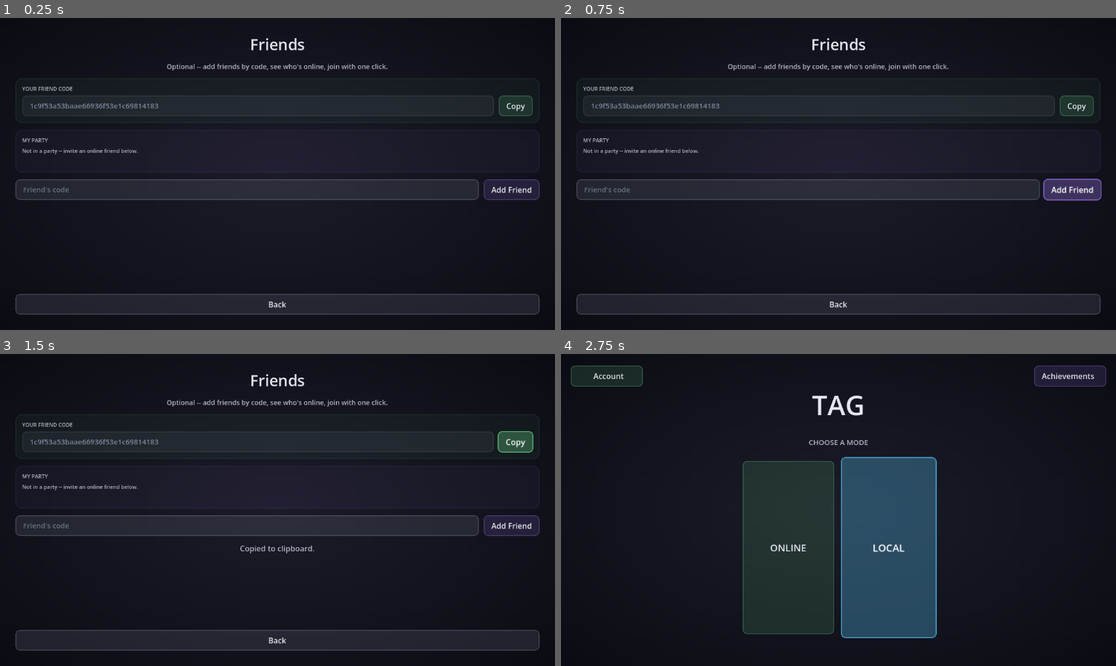
Above: before the commit, frames 1-4 (two rows, left to right).
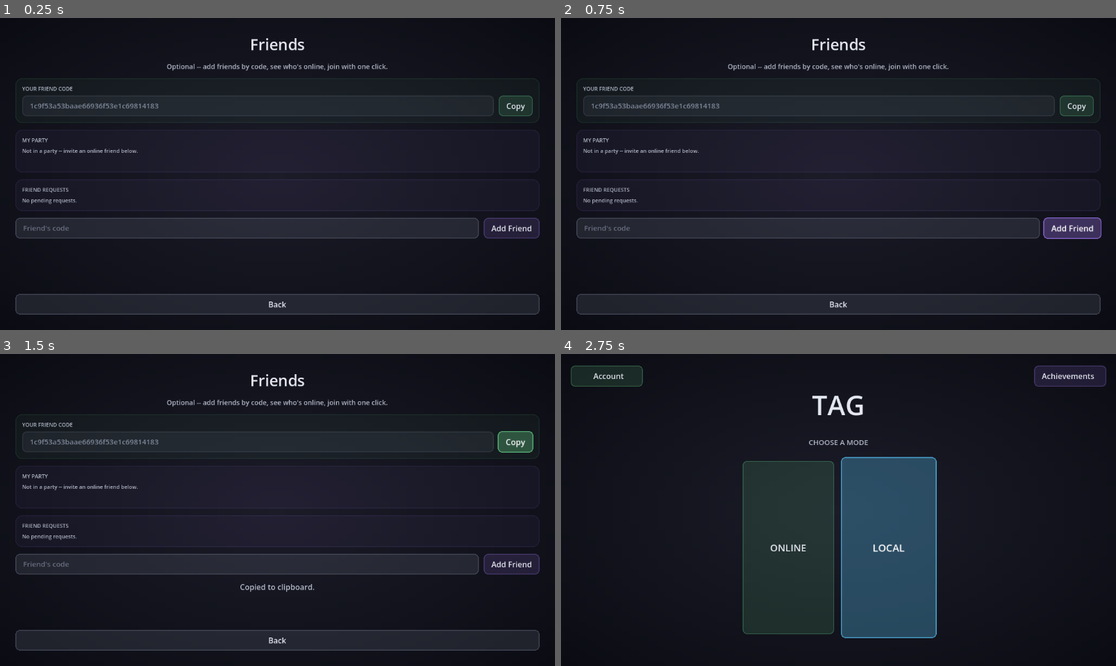
Above: after the commit, the same moments.

Repository: SumDumIdiut/tag
Game: Godot game, scene res://main/friends_menu.tscn
The game is run twice, just before and just after one commit, with the same random seed, the same clock (stepped at 60 frames per second) and the same inputs. This scene is started directly instead of the project's main scene.
Inputs:
- Up to frame 1 (0.25 s): no input
- Up to frame 2 (0.75 s): click "Add Friend" at 0.5 s
- Up to frame 3 (1.5 s): click "Copy" at 1.25 s
- Up to frame 4 (2.75 s): click "Back" at 2 s

The runs differ from the first frame. In frame 1, 2.5% of the frame differs, in the area x 2-98%, y 51-71%; in frame 2, 3.1%; in frame 3, 2.7%; in frame 4, nothing differs.

Commit message:
Turn friend-adding into a request/accept flow, same popup as party invites
Friends used to be added instantly and symmetrically -- anyone with your
code could add themselves with no say from you. POST /add now creates a
pending request instead (persisted, since the target might be offline
when it's sent) and notifies them live over their party socket if
they're connected. Sending a request to someone who already requested
you auto-completes the friendship instead of leaving two one-way
pendings sitting around.

Client-side, PartyManager's party-invite popup mechanism is generalized
to also handle friend requests -- same shell/styling, just different
label text and accept/decline actions, so a request gets exactly the
same live-notification treatment a party invite already does. The
Friends screen also gets an inline "Friend Requests" panel with its own
Accept/Decline, covering requests that arrived while offline (the live
popup only fires for someone already connected at send time).

Diff:
--- a/game/main/friends_menu.gd
+++ b/game/main/friends_menu.gd
@@ -21,6 +21,7 @@
 var _party_box: VBoxContainer
 var _party_status_label: Label
 var _last_friends: Array = []
+var _requests_box: VBoxContainer
 
 func _ready() -> void:
 	UIStyle.add_background(self, "friends_menu")
@@ -29,6 +30,8 @@
 	PartyManager.party_updated.connect(_on_party_updated)
 	PartyManager.party_error.connect(_on_party_error)
 	PartyManager.kicked.connect(_on_kicked)
+	PartyManager.friend_request_received.connect(_on_friend_request_received)
+	PartyManager.friend_request_responded.connect(_on_friend_request_responded)
 
 	var vbox := VBoxContainer.new()
 	vbox.set_anchors_and_offsets_preset(Control.PRESET_FULL_RECT, Control.PRESET_MODE_MINSIZE, 32)
@@ -80,6 +83,22 @@
 	party_outer.add_child(_party_status_label)
 	_render_party()
 
+	# Requests that arrived while this client wasn't connected to pop the
+	# live popup (see PartyManager._show_next_popup) still need somewhere to
+	# be seen and acted on -- this panel is the catch-up path for those, and
+	# doubles as the visible result of one just accepted/declined here.
+	var requests_panel := PanelContainer.new()
+	requests_panel.add_theme_stylebox_override("panel", UIStyle.panel_box(UIStyle.COLOR_ACCENT))
+	vbox.add_child(requests_panel)
+	var requests_outer := VBoxContainer.new()
+	requests_outer.add_theme_constant_override("separation", 6)
+	requests_panel.add_child(requests_outer)
+	requests_outer.add_child(_dim_label("FRIEND REQUESTS"))
+	_requests_box = VBoxContainer.new()
+	_requests_box.add_theme_constant_override("separation", 4)
+	requests_outer.add_child(_requests_box)
+	_render_friend_requests([])
+
 	var add_row := HBoxContainer.new()
 	add_row.add_theme_constant_override("separation", 10)
 	vbox.add_child(add_row)
@@ -117,10 +136,12 @@
 	_refresh_timer = Timer.new()
 	_refresh_timer.wait_time = REFRESH_INTERVAL_SEC
 	_refresh_timer.timeout.connect(_fetch_friends)
+	_refresh_timer.timeout.connect(_fetch_friend_requests)
 	add_child(_refresh_timer)
 	_refresh_timer.start()
 
 	_fetch_friends()
+	_fetch_friend_requests()
 
 func _dim_label(text: String) -> Label:
 	var l := Label.new()
@@ -151,6 +172,19 @@
 func _on_kicked() -> void:
 	_render_party()
 	_party_status_label.text = "You were removed from the party."
+
+## The live popup (party_manager.gd) already handles accepting/declining --
+## this just keeps the inline panel in sync the moment one arrives while
+## already on this screen, instead of waiting up to REFRESH_INTERVAL_SEC.
+func _on_friend_request_received(_from_client_id: String, _from_username: String) -> void:
+	_fetch_friend_requests()
+
+## Fires for whoever SENT the request once the other side responds --
+## refresh the friends list too since an accept just added a new friend.
+func _on_friend_request_responded(target_username: String, accepted: bool) -> void:
+	_status_label.text = "%s accepted your friend request." % target_username if accepted else "%s declined your friend request." % target_username
+	if accepted:
+		_fetch_friends()
 
 func _render_party() -> void:
 	for child in _party_box.get_children():
@@ -217,8 +251,15 @@
 			_status_label.text = err_msg
 			return
 		_add_edit.text = ""
-		_status_label.text = "Friend added."
-		_fetch_friends()
+		if typeof(parsed) == TYPE_DICTIONARY and bool(parsed.get("alreadyFriends", false)):
+			_status_label.text = "Already friends."
+		elif typeof(parsed) == TYPE_DICTIONARY and bool(parsed.get("autoAccepted", false)):
+			_status_label.text = "Friend added -- they'd already requested you."
+			_fetch_friends()
+		elif typeof(parsed) == TYPE_DICTIONARY and bool(parsed.get("alreadyPending", false)):
+			_status_label.text = "Request already sent -- waiting on them."
+		else:
+			_status_label.text = "Friend request sent."
 	)
 	var url := "%s/%s/add" % [FRIENDS_API_BASE, PlayerIdentity.client_id]
 	var body := JSON.stringify({"friendCode": code})
@@ -240,6 +281,63 @@
 		_render_friends(parsed)
 	)
 	req.request("%s/%s" % [FRIENDS_API_BASE, PlayerIdentity.client_id])
+
+func _fetch_friend_requests() -> void:
+	if PlayerIdentity.client_id.is_empty():
+		return
+	var req := HTTPRequest.new()
+	add_child(req)
+	req.request_completed.connect(func(_result: int, response_code: int, _headers: PackedStringArray, body: PackedByteArray):
+		req.queue_free()
+		if response_code != 200:
+			return
+		var parsed = JSON.parse_string(body.get_string_from_utf8())
+		if typeof(parsed) != TYPE_ARRAY:
+			return
+		_render_friend_requests(parsed)
+	)
+	req.request("%s/%s/requests" % [FRIENDS_API_BASE, PlayerIdentity.client_id])
+
+func _render_friend_requests(requests: Array) -> void:
+	for child in _requests_box.get_children():
+		_requests_box.remove_child(child)
+		child.queue_free()
+	if requests.is_empty():
+		_requests_box.add_child(_dim_label("No pending requests."))
+		return
+	for entry in requests:
+		_requests_box.add_child(_build_friend_request_row(entry))
+
+func _build_friend_request_row(entry: Dictionary) -> Control:
+	var row := HBoxContainer.new()
+	row.add_theme_constant_override("separation", 8)
+
+	var from_id: String = str(entry.get("clientId", ""))
+	var name_label := Label.new()
+	name_label.text = entry.get("username", "") if entry.get("username", null) else from_id.left(12) + "…"
+	name_label.size_flags_horizontal = Control.SIZE_EXPAND_FILL
+	row.add_child(name_label)
+
+	var decline_btn := Button.new()
+	decline_btn.text = "Decline"
+	UIStyle.style_button(decline_btn, UIStyle.COLOR_NEUTRAL, 8)
+	decline_btn.pressed.connect(func():
+		PartyManager.decline_friend_request(from_id)
+		_fetch_friend_requests()
+	)
+	row.add_child(decline_btn)
+
+	var accept_btn := Button.new()
+	accept_btn.text = "Accept"
+	UIStyle.style_button(accept_btn, UIStyle.COLOR_ONLINE, 8)
+	accept_btn.pressed.connect(func():
+		PartyManager.accept_friend_request(from_id)
+		_fetch_friend_requests()
+		_fetch_friends()
+	)
+	row.add_child(accept_btn)
+
+	return row
 
 func _render_friends(friends: Array) -> void:
 	for child in _list_box.get_children():
--- a/game/net/party_manager.gd
+++ b/game/net/party_manager.gd
@@ -16,6 +16,10 @@
 signal kicked
 signal connect_now(server_address: String, mode: String, playlist: String)
 signal party_error(reason: String)
+signal friend_request_received(from_client_id: String, from_username: String)
+## Fired when someone I sent a friend request to responds -- accepted tells
+## the Friends screen it can stop waiting and refresh its list.
+signal friend_request_responded(target_username: String, accepted: bool)
 
 const UIStyle := preload("res://ui/ui_style.gd")
 const MatchIntroScene := preload("res://main/match_intro.tscn")
@@ -35,13 +39,17 @@
 var _identified := false
 var _reconnect_timer: Timer
 
-# Invite popups are owned here rather than by whatever screen happens to be
-# open -- an invite can land while you're anywhere in the online menus, not
-# just on the Friends screen, and this autoload is the one thing guaranteed
-# to be alive regardless of scene. Queued one at a time rather than stacked,
-# since two overlapping popups fighting for the same screen space would be
-# more confusing than useful.
-var _pending_invites: Array[Dictionary] = []
+# Invite/request popups are owned here rather than by whatever screen
+# happens to be open -- a party invite or friend request can land while
+# you're anywhere in the online menus, not just on the Friends screen, and
+# this autoload is the one thing guaranteed to be alive regardless of
+# scene. Queued one at a time rather than stacked, since two overlapping
+# popups fighting for the same screen space would be more confusing than
+# useful. Each queued item is {kind: "party"|"friend_request", ...} --
+# both share the same popup shell/styling, just different label text and
+# accept/decline actions, so friend requests get the exact same treatment
+# a party invite already does rather than a separately-designed prompt.
+var _pending_popups: Array[Dictionary] = []
 var _invite_popup: CanvasLayer = null
 
 # Follower-side "come along with the leader" state -- see queue_party()/
@@ -68,6 +76,7 @@
 	_follow_search_timer.timeout.connect(_search_for_leader_server)
 	add_child(_follow_search_timer)
 	invite_received.connect(_on_invite_received)
+	friend_request_received.connect(_on_friend_request_received)
 	connect_now.connect(_on_connect_now)
 	PlayerIdentity.client_id_changed.connect(_on_client_id_changed)
 	_connect()
@@ -94,6 +103,12 @@
 
 func kick(target_client_id: String) -> void:
 	_send({"type": "party_kick", "targetClientId": target_client_id})
+
+func accept_friend_request(from_client_id: String) -> void:
+	_send({"type": "friend_request_accept", "fromClientId": from_client_id})
+
+func decline_friend_request(from_client_id: String) -> void:
+	_send({"type": "friend_request_decline", "fromClientId": from_client_id})
 
 ## Called by whoever just resolved/hosted the actual game server exactly like
 ## a solo player would (see ranked_queue.gd/casual_queue.gd/the private-match
@@ -189,19 +204,30 @@
 			connect_now.emit(str(msg.get("serverAddress", "")), str(msg.get("mode", "")), str(msg.get("playlist", "")))
 		"party_error":
 			party_error.emit(str(msg.get("reason", "")))
+		"friend_request_received":
+			friend_request_received.emit(str(msg.get("fromClientId", "")), str(msg.get("fromUsername", "")))
+		"friend_request_accepted":
+			friend_request_responded.emit(str(msg.get("targetUsername", "")), true)
+		"friend_request_declined":
+			friend_request_responded.emit(str(msg.get("targetUsername", "")), false)
 
 func _send(data: Dictionary) -> void:
 	if _socket != null and _socket.get_ready_state() == WebSocketPeer.STATE_OPEN:
 		_socket.send_text(JSON.stringify(data))
 
 func _on_invite_received(party_id: String, from_client_id: String, from_username: String) -> void:
-	_pending_invites.append({"party_id": party_id, "from_client_id": from_client_id, "from_username": from_username})
-	_show_next_invite()
-
-func _show_next_invite() -> void:
-	if _invite_popup != null or _pending_invites.is_empty():
-		return
-	var invite: Dictionary = _pending_invites.pop_front()
+	_pending_popups.append({"kind": "party", "party_id": party_id, "from_client_id": from_client_id, "from_username": from_username})
+	_show_next_popup()
+
+func _on_friend_request_received(from_client_id: String, from_username: String) -> void:
+	_pending_popups.append({"kind": "friend_request", "from_client_id": from_client_id, "from_username": from_username})
+	_show_next_popup()
+
+func _show_next_popup() -> void:
+	if _invite_popup != null or _pending_popups.is_empty():
+		return
+	var item: Dictionary = _pending_popups.pop_front()
+	var is_party: bool = item.kind == "party"
 
 	var layer := CanvasLayer.new()
 	layer.layer = 100
@@ -227,7 +253,7 @@
 	panel.add_child(box)
 
 	var label := Label.new()
-	label.text = "%s invited you to their party" % invite.from_username
+	label.text = ("%s invited you to their party" % item.from_username) if is_party else ("%s wants to be friends" % item.from_username)
 	label.horizontal_alignment = HORIZONTAL_ALIGNMENT_CENTER
 	label.autowrap_mode = TextServer.AUTOWRAP_WORD
 	box.add_child(label)
@@ -241,7 +267,10 @@
 	decline_btn.text = "Decline"
 	UIStyle.style_button(decline_btn, UIStyle.COLOR_NEUTRAL, 8)
 	decline_btn.pressed.connect(func():
-		decline_invite(invite.party_id)
+		if is_party:
+			decline_invite(item.party_id)
+		else:
+			decline_friend_request(item.from_client_id)
 		_close_invite_popup(layer)
 	)
 	button_row.add_child(decline_btn)
@@ -250,7 +279,10 @@
 	accept_btn.text = "Accept"
 	UIStyle.style_button(accept_btn, UIStyle.COLOR_ONLINE, 8)
 	accept_btn.pressed.connect(func():
-		accept_invite(invite.party_id)
+		if is_party:
+			accept_invite(item.party_id)
+		else:
+			accept_friend_request(item.from_client_id)
 		_close_invite_popup(layer)
 	)
 	button_row.add_child(accept_btn)
@@ -260,7 +292,7 @@
 func _close_invite_popup(layer: CanvasLayer) -> void:
 	layer.queue_free()
 	_invite_popup = null
-	_show_next_invite()
+	_show_next_popup()
 
 ## The leader just told us where to go (see queue_party() above) -- for
 ## "private" `target` is already a real address; for "ranked"/"casual" it's
Not shown, changed: relay-server/server.js
